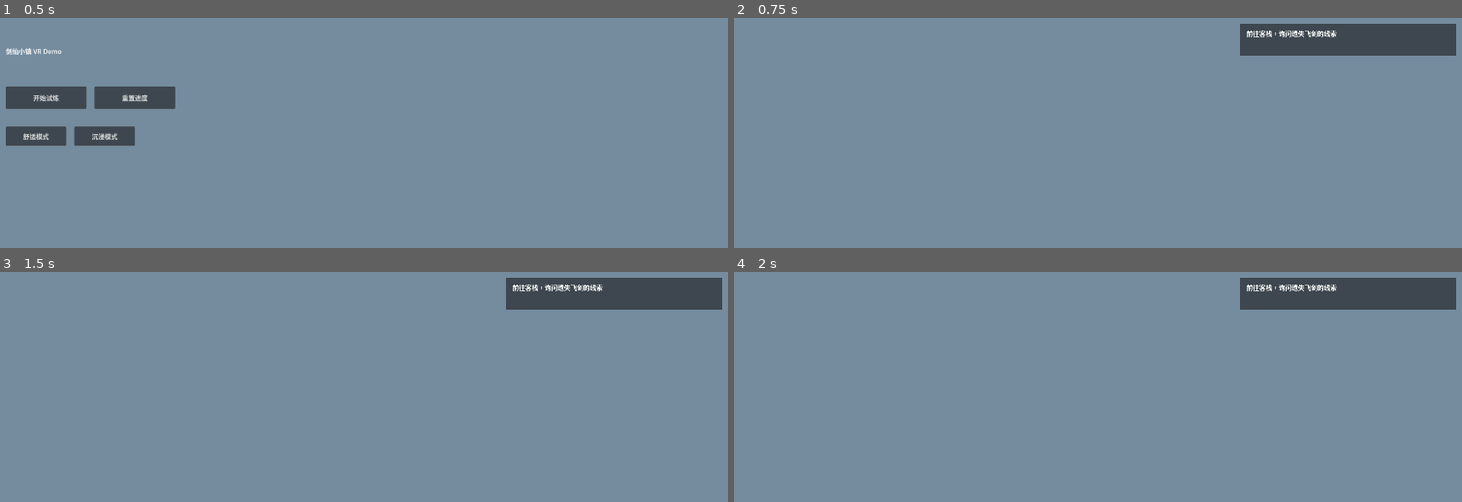
Above: before the commit, frames 1-4 (two rows, left to right).
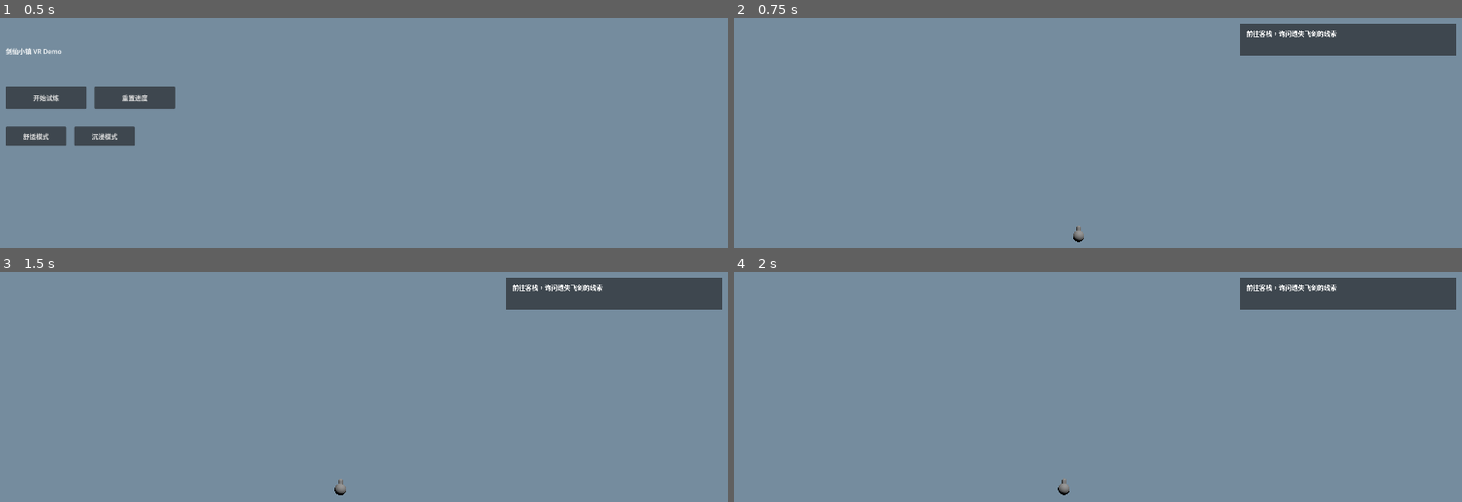
Above: after the commit, the same moments.

Repository: lseyesl/godot-game-vr-jianxian
Game: Godot game, scene res://scenes/menu/MainMenu.tscn
Same seed, same stepped clock (60 frames per second), same inputs: the game is played once before the commit and once after it.
Inputs:
- Up to frame 1 (0.5 s): no input
- Up to frame 2 (0.75 s): click "开始试炼" at 0.5 s
- Up to frame 3 (1.5 s): tap Enter (ui_accept) at 1.25 s; hold Right (ui_right) from 1.28 s (still down)
- Up to frame 4 (2 s): keep holding Right (ui_right); tap Enter (ui_accept) at 1.52 s

Frame 1 is identical in both runs. In frame 2, less than 0.1% of the frame differs, in the area x 46-49%, y 90-98%; in frame 3, less than 0.1%; in frame 4, less than 0.1%, in the area x 44-47%, y 89-98%.

Commit message:
Wire graybox gameplay interactions
Ultraworked with [Sisyphus](https://github.com/code-yeongyu/oh-my-openagent)

Co-authored-by: Sisyphus <clio-agent@sisyphuslabs.ai>

Diff:
--- a/scenes/interaction/SealEncounter.tscn
+++ b/scenes/interaction/SealEncounter.tscn
@@ -1,14 +1,31 @@
-[gd_scene load_steps=2 format=3]
+[gd_scene load_steps=5 format=3]
 
 [ext_resource type="Script" path="res://scripts/interaction/SealEncounter.gd" id="1"]
+
+[sub_resource type="BoxShape3D" id="BoxShape3D_1"]
+size = Vector3(2.8, 2.8, 2.8)
+
+[sub_resource type="SphereMesh" id="SphereMesh_1"]
+radius = 1.1
+height = 2.2
+
+[sub_resource type="CapsuleMesh" id="CapsuleMesh_1"]
+radius = 0.45
+height = 1.8
 
 [node name="SealEncounter" type="Node3D"]
 script = ExtResource("1")
 
 [node name="SealVisual" type="MeshInstance3D" parent="."]
+mesh = SubResource("SphereMesh_1")
 
 [node name="DemonVisual" type="MeshInstance3D" parent="."]
+position = Vector3(0, 1.2, -1.2)
+mesh = SubResource("CapsuleMesh_1")
 
 [node name="HitArea" type="Area3D" parent="."]
 
 [node name="CollisionShape3D" type="CollisionShape3D" parent="HitArea"]
+shape = SubResource("BoxShape3D_1")
+
+[connection signal="area_entered" from="HitArea" to="." method="_on_hit_area_area_entered"]
--- a/scenes/items/FlyingSword.tscn
+++ b/scenes/items/FlyingSword.tscn
@@ -1,12 +1,22 @@
-[gd_scene load_steps=2 format=3]
+[gd_scene load_steps=4 format=3]
 
 [ext_resource type="Script" path="res://scripts/items/FlyingSword.gd" id="1"]
+
+[sub_resource type="BoxMesh" id="BoxMesh_1"]
+size = Vector3(0.12, 0.12, 1.2)
+
+[sub_resource type="SphereShape3D" id="SphereShape3D_1"]
+radius = 1.2
 
 [node name="FlyingSword" type="Node3D"]
 script = ExtResource("1")
 
 [node name="Blade" type="MeshInstance3D" parent="."]
+mesh = SubResource("BoxMesh_1")
 
 [node name="CollectArea" type="Area3D" parent="."]
 
 [node name="CollisionShape3D" type="CollisionShape3D" parent="CollectArea"]
+shape = SubResource("SphereShape3D_1")
+
+[connection signal="body_entered" from="CollectArea" to="." method="_on_collect_area_body_entered"]
--- a/scenes/mountain/MountainTrial.tscn
+++ b/scenes/mountain/MountainTrial.tscn
@@ -1,9 +1,12 @@
-[gd_scene load_steps=5 format=3]
+[gd_scene load_steps=6 format=3]
 
 [ext_resource type="Script" path="res://scripts/world/TrialTrigger.gd" id="1"]
 [ext_resource type="PackedScene" path="res://scenes/interaction/SealEncounter.tscn" id="2"]
 [ext_resource type="PackedScene" path="res://scenes/items/FlyingSword.tscn" id="3"]
 [ext_resource type="PackedScene" path="res://scenes/npc/Npc.tscn" id="4"]
+
+[sub_resource type="BoxShape3D" id="BoxShape3D_1"]
+size = Vector3(4, 3, 4)
 
 [node name="MountainTrial" type="Node3D"]
 
@@ -22,6 +25,7 @@
 script = ExtResource("1")
 
 [node name="CollisionShape3D" type="CollisionShape3D" parent="TrialTrigger"]
+shape = SubResource("BoxShape3D_1")
 
 [node name="SealEncounter" parent="." instance=ExtResource("2")]
 position = Vector3(0, 0, -48)
--- a/scenes/npc/Npc.tscn
+++ b/scenes/npc/Npc.tscn
@@ -1,6 +1,9 @@
-[gd_scene load_steps=2 format=3]
+[gd_scene load_steps=3 format=3]
 
 [ext_resource type="Script" path="res://scripts/npc/NpcDialogue.gd" id="1"]
+
+[sub_resource type="SphereShape3D" id="SphereShape3D_1"]
+radius = 1.6
 
 [node name="Npc" type="Node3D"]
 script = ExtResource("1")
@@ -10,3 +13,6 @@
 [node name="InteractArea" type="Area3D" parent="."]
 
 [node name="CollisionShape3D" type="CollisionShape3D" parent="InteractArea"]
+shape = SubResource("SphereShape3D_1")
+
+[connection signal="body_entered" from="InteractArea" to="." method="_on_interact_area_body_entered"]
--- a/scenes/player/DesktopDebugPlayer.tscn
+++ b/scenes/player/DesktopDebugPlayer.tscn
@@ -1,9 +1,16 @@
-[gd_scene load_steps=2 format=3]
+[gd_scene load_steps=3 format=3]
 
 [ext_resource type="Script" path="res://scripts/player/DesktopDebugPlayer.gd" id="1"]
+
+[sub_resource type="CapsuleShape3D" id="CapsuleShape3D_1"]
+radius = 0.35
+height = 1.7
 
 [node name="DesktopDebugPlayer" type="CharacterBody3D"]
 script = ExtResource("1")
 
 [node name="Camera3D" type="Camera3D" parent="."]
 current = true
+
+[node name="CollisionShape3D" type="CollisionShape3D" parent="."]
+shape = SubResource("CapsuleShape3D_1")
--- a/scenes/spells/SpellProjectile.tscn
+++ b/scenes/spells/SpellProjectile.tscn
@@ -1,10 +1,21 @@
-[gd_scene load_steps=2 format=3]
+[gd_scene load_steps=4 format=3]
 
 [ext_resource type="Script" path="res://scripts/spells/SpellProjectile.gd" id="1"]
+
+[sub_resource type="SphereShape3D" id="SphereShape3D_1"]
+radius = 0.18
+
+[sub_resource type="SphereMesh" id="SphereMesh_1"]
+radius = 0.18
+height = 0.36
 
 [node name="SpellProjectile" type="Area3D"]
 script = ExtResource("1")
 
 [node name="Visual" type="MeshInstance3D" parent="."]
+mesh = SubResource("SphereMesh_1")
 
 [node name="CollisionShape3D" type="CollisionShape3D" parent="."]
+shape = SubResource("SphereShape3D_1")
+
+[connection signal="body_entered" from="." to="." method="_on_body_entered"]
--- a/scenes/town/Town.tscn
+++ b/scenes/town/Town.tscn
@@ -1,7 +1,10 @@
-[gd_scene load_steps=3 format=3]
+[gd_scene load_steps=4 format=3]
 
 [ext_resource type="PackedScene" path="res://scenes/npc/Npc.tscn" id="1"]
 [ext_resource type="Script" path="res://scripts/world/ReturnToTownTrigger.gd" id="2"]
+
+[sub_resource type="BoxShape3D" id="BoxShape3D_1"]
+size = Vector3(5, 4, 5)
 
 [node name="Town" type="Node3D"]
 
@@ -30,6 +33,7 @@
 script = ExtResource("2")
 
 [node name="CollisionShape3D" type="CollisionShape3D" parent="ReturnToTownTrigger"]
+shape = SubResource("BoxShape3D_1")
 
 [node name="DistantTownShells" type="Node3D" parent="."]
 
--- a/scripts/interaction/SealEncounter.gd
+++ b/scripts/interaction/SealEncounter.gd
@@ -32,3 +32,9 @@
 	var game := get_node_or_null("/root/Game")
 	if game != null and game.has_method("advance_quest"):
 		game.advance_quest("seal_cleansed")
+
+func _on_hit_area_area_entered(area: Area3D) -> void:
+	if area.has_method("_on_body_entered"):
+		area._on_body_entered(self)
+	elif "spell_id" in area:
+		receive_spell(area.spell_id)
--- a/scripts/items/FlyingSword.gd
+++ b/scripts/items/FlyingSword.gd
@@ -31,3 +31,7 @@
 	if not unlocked:
 		return
 	global_position = hand_position + Vector3.UP * hover_height_m
+
+func _on_collect_area_body_entered(body: Node3D) -> void:
+	if body.is_in_group("player"):
+		collect()
--- a/scripts/npc/NpcDialogue.gd
+++ b/scripts/npc/NpcDialogue.gd
@@ -2,6 +2,7 @@
 class_name NpcDialogue
 
 @export var npc_id := "townsperson"
+var last_line := ""
 
 const LINES := {
 	"innkeeper": {
@@ -38,4 +39,14 @@
 		var game := get_node_or_null("/root/Game")
 		if game != null and game.has_method("advance_quest"):
 			game.advance_quest(event_id)
-	return line_for_step(current_step)
+	last_line = line_for_step(current_step)
+	return last_line
+
+func _on_interact_area_body_entered(body: Node3D) -> void:
+	if not body.is_in_group("player"):
+		return
+	var game := get_node_or_null("/root/Game")
+	var step := "start"
+	if game != null:
+		step = game.quest_state.current_step
+	interact(step)
